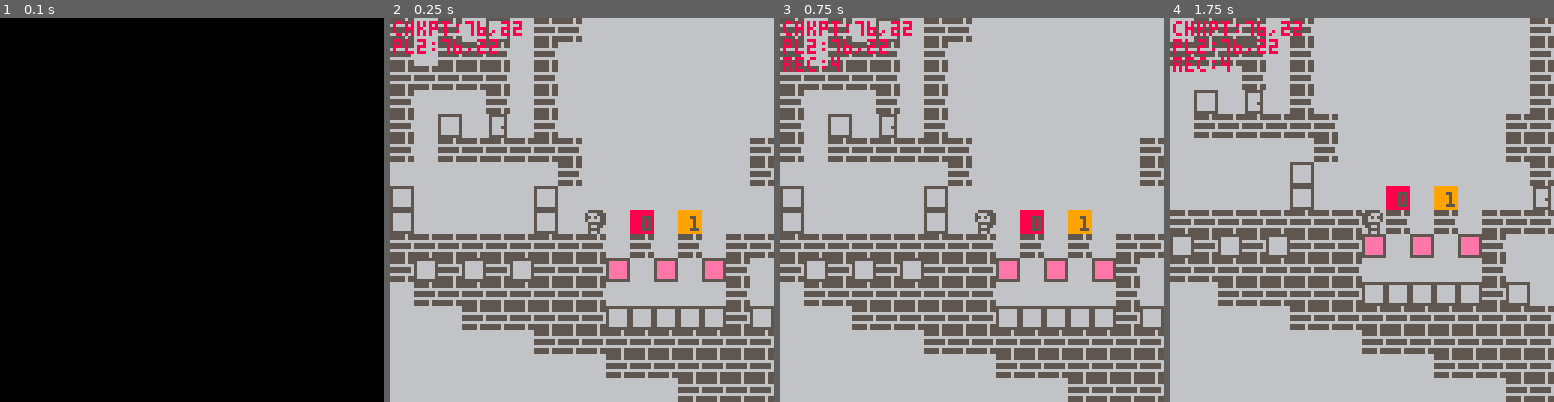
Above: before the commit, frames 1-4 (left to right).
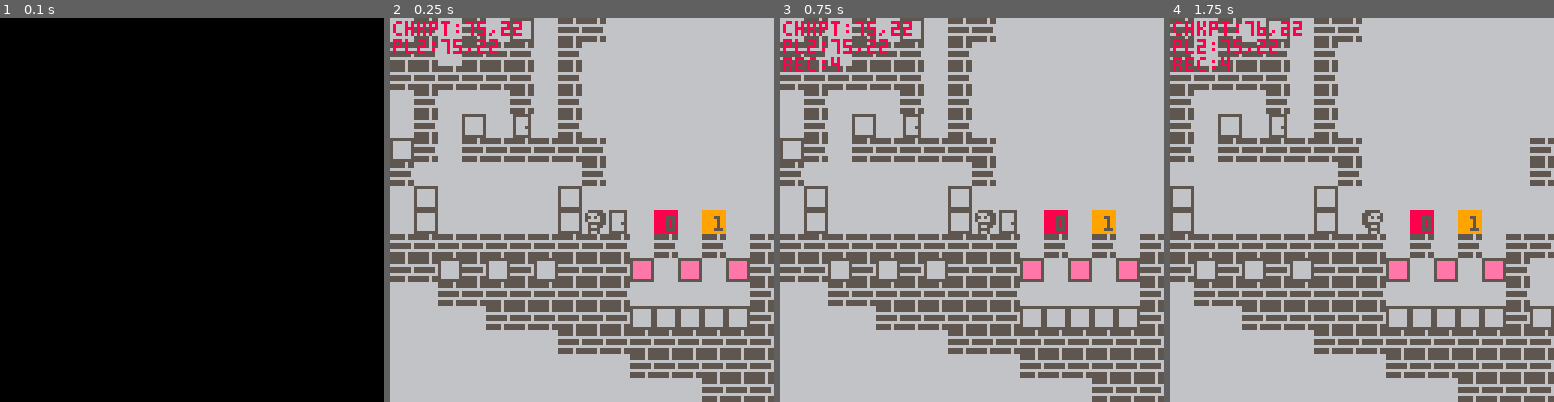
Above: after the commit, the same moments.

Repository: krscott/blockdudette
Game: PICO-8 cartridge blockdudette.p8
Two runs of this game, one before a commit and one after it. Both use one fixed random seed, a clock stepped at 60 frames per second and the inputs below.
Inputs:
- Up to frame 1 (0.1 s): no input
- Up to frame 2 (0.25 s): no input
- Up to frame 3 (0.75 s): tap X (X key) at 0.33 s; tap O (Z key) at 0.7 s
- Up to frame 4 (1.75 s): tap X (X key) at 1.07 s; hold Right from 1.6 s (still down); tap O (Z key) at 1.7 s

Frame 1 is identical in both runs. In frame 2, 20% of the frame differs, in the area x 0-100%, y 0-100%; in frame 3, 20%; in frame 4, 25%.

Commit message:
Add full state to checkpoints

Diff:
--- a/blockdudette.p8
+++ b/blockdudette.p8
@@ -217,6 +217,8 @@
 		blocks_reset=blocks,
 		triggers=triggers,
 		events={},
+		chkpt_state={},
+		chkpts_hit={},
 	})
 end
 
@@ -230,6 +232,7 @@
 
 	if inp.x then
 		-- reset player to checkpoint
+		--[[
 		return cp(state,{
 			blocks=state.blocks_reset,
 			pl=pl_fall(
@@ -240,12 +243,10 @@
 				}),
 				state.blocks_reset
 			),
-			pl2=cp(pl2,{
-				carry=false,
-			}),
-			events=
-				stop_events(state.events),
-		})
+		}, state.chkpt_state)
+		--]]
+		return cp(state,
+			state.chkpt_state)
 	end
 
 	local npl,tmp_blx=
@@ -270,16 +271,50 @@
 		state.events
 	)
 
-	return proc_evts(cp(state,{
-		pl=npl,
-		pl2=npl2,
-		blocks=nblx,
-		events=nevts,
-		cam={
-			x=g2w(npl.x-8),
-			y=g2w(npl.y-8)
-		}
-	}))
+	local nstate=proc_evts(
+		cp(state,{
+ 		pl=npl,
+ 		pl2=npl2,
+ 		blocks=nblx,
+ 		events=nevts,
+ 		cam={
+ 			x=g2w(npl.x-8),
+ 			y=g2w(npl.y-8)
+ 		},
+ 	})
+ )
+
+	if pl.chkpt!=npl.chkpt then
+		local is_hit=get2d(
+			nstate.chkpts_hit,
+			npl.chkpt.x,npl.chkpt.y
+		)
+
+		if is_hit==nil then
+			local nchkpts_hit=set2d(
+ 			nstate.chkpts_hit,
+ 			npl.chkpt.x,npl.chkpt.y,
+ 			true
+ 		)
+
+ 		return cp(nstate,{
+ 			chkpt_state=cp(
+  			fpdel(
+   			nstate,"chkpt_state"
+   		),{
+   			chkpts_hit=nchkpts_hit
+  			}
+  		),
+  		chkpts_hit=nchkpts_hit
+  	})
+  else
+  	return nstate
+  end
+
+	else
+		-- do nothing
+		return nstate
+	end
 end
 
 function game_draw(state)
@@ -293,7 +328,7 @@
 	-- event sprites (debug)
 	for x,y,v in
 			all2d(state.triggers) do
-		if state.events[v]==nil then
+		if state.events[v.n]==nil then
  		spr(
  			sp_evt0+v.n,g2w(x),g2w(y)
  		)
@@ -594,7 +629,11 @@
 	[1]={
  	1,1,1,1,0,3,0,1,3,0,0,0,1,3,
  	1,0,3,1,1,1,1,1,1,1,1,1,1,
-	}
+	},
+	[2]={
+		1,3,0,3,1,1,1,1,1,1,1,1,1,1,
+		1,1,1,1,1,
+	},
 }
 
 event_f={
@@ -636,13 +675,32 @@
 			})
 		end
 
-		debug("frame",evt.frame)
-
 		return animate(nstate,evt)
 	end,
 
 	[2]=function (state,evt)
-		return state
+		local nstate=state
+
+		if evt.frame==0 then
+			nstate=cp(nstate,{
+				pl2=cp(state.pl2,{
+					x=95,
+					y=25,
+					hidden=false,
+					carry=false,
+				})
+			})
+		elseif evt.frame>=271 then
+			nstate=cp(nstate,{
+				pl2=cp(state.pl2,{
+					hidden=true,
+				})
+			})
+		end
+
+		debug("fr",evt.frame)
+
+		return animate(nstate,evt)
 	end,
 
 }
@@ -751,6 +809,8 @@
 todo
 ----
 . improve event stopping
+. improve checkpoint state
+		reloading
 
 
 sprite flags
@@ -766,6 +826,17 @@
  local	obj = {}
 	for o in all({...}) do
 		for k,v in pairs(o) do
+			obj[k] = v
+		end
+	end
+	return obj
+end
+
+-- remove key from table
+function fpdel(tbl,key)
+ local	obj = {}
+	for k,v in pairs(tbl) do
+		if k!=key then
 			obj[k] = v
 		end
 	end
@@ -1035,7 +1106,7 @@
 0101010101020202010101010101010101010101010101010101020202010101010101010101010101010101010101010101010101010101010101010101010101010101010203020302030203020101010101010101010101010101010101010101010101010101010101010101010101010101010101010101010101010101
 0101010102020202020101010101010101010101010101010102020202020101010101010101010101010101010101010101010101010101010103010101010101010101020202020202020202020201010101010101010101010101010101010101010101010101010101010101010101010101010101010101010101010101
 0101010102010101020101010101010101010201010101010102010101020101010101010101010101010101010101010101010101010101010202020101010101010101020201010101010101020201010101010101010101010101010101010101010101010101010101010101010101010101010101010101010101010101
-0101010102010401010101010102030101010203010101010105010101020101010101010101010101010101010101010101010101010101020203020201010101010101050101010101010101010201010101010101010101010101010101010101010101010101010101010101010101010101010101010101010101010101
+0101010102010401050101010102030101010203010101010105010101020101010101010101010101010101010101010101010101010101020203020201010101010101050101010101010101010201010101010101010101010101010101010101010101010101010101010101010101010101010101010101010101010101
 0101010102020202020202020202020202020202020201010202020102020202020101010101010101010101010101010101010101010102020302030202010101010101020202020202020201010102010101010101010101010101010101010101010101010101010101010101010101010101010101010101010101010101
 0101010101010102020202020202020201010101010202010202010101020202020201010101010101010101010101010101010101010202020202020202020101010101020101010101010201010201010101010101010201010101010101010101010101010101010101010101010101010101010101010101010101010101
 0101010101010101020202020101020101010101010102020201010101020202010101010101010101010101010101010101010101010201010101010101020101010101020101010101010201010102010101010101010201010101010101010101010101010101010101010101010101010101010101010101010101010101
@@ -1051,11 +1122,11 @@
 0101010101010201050101020101010101010301010101010101010101010202030101010101010202020102020102020101010101010202020201010103020101010103020102020202020201010101010101020202020202020101010101010101010101010101010101010101010102020202020202010101010101010101
 0101010101020201020102020202020202020201010101010101010103020202020303010101020101010101010101010101010101030201010101010302020101010202010101010101010201010101010101020202010101010101020201010101010101010102010101010101010101010202010102010101010101010101
 0101010101020201020102020101010101010202010101020101010302020202020202020202020202020202020202020202020202020203010101020202020101010101030101010101030101010101010101010201010101010102020101010101020101010202030101010101010101010102010103010101010101010101
-0101010101020201020202010101010101010102020101010101030202020202020202020202020202020202020202020202020202020202030101010101020101010101030101010101030104013001310101010501010101010202010101010102020301010202030301010101010101010101010102010101010101010101
-0101010102020101010201010101010102010101020202020202020201010102010101020101010201010102010101020101010201010102020201010103020202020202020202020202020202010201020102020202010101020201010102020202020303020202030303010202020202020202020202020202020202020202
+0101010101020201020202010101010101010102020101010101030202020202020202020202020202020202020202020202020202020202030101010101020101010101030101010101030405013001310101010501010101010202010101010102020301010202030301010101010101010101010102010101010101010101
+0101010102020101010201010101010102010101020202020202020201010102010101020101010201010102010101020101010201010102020201010103020202020202020202020202020202010201020102020202010132020201010102020202020303020202030303010202020202020202020202020202020202020202
 0101010102010101010101010102020102010101020102020201020202010101010101020301010101010202020102020201020202010202010101010302020201010102020302030203020202200120012002010101010103020101010101010202020202020202020202020202020202020202020201010101010101010101
-0101010102010101010101010101020202010101020101020101010201010101010303020301010101010102010101010101010101010102010101020202020101010101010202020202020202010101010102010101020202020101010101030101020101010101010202020202020202020202020101010101010101010101
-0101010102010101010103010301010102010101020101010101010201010101020202020202010301010101010101010101010101010102030101010101020101010101010101020202020202030303030302030101010101010101010101020101010101010101010102020202020202020202010101010101010101010101
+0101010102010101010101010101020202010101020101020101010201010101010303020301010101010102010101010101010101010102010101020202020101010101010202020202020202010101010102010101020202020101010101010101020101010101010202020202020202020202020101010101010101010101
+0101010102010101010103010301010102010101020101010101010201010101020202020202010301010101010101010101010101010102030101010101020101010101010101020202020202030303030302030101010132010101010120020103010101010101010102020202020202020202010101010101010101010101
 0101010102030101010302010201020101010103020202010101010101010102020101010101020301010101010101030302010201010102020201010103020101010101010101010101020202020202020202020202020202020202020202020202020202020201010101020202020202020202010101010101010101010101
 0101010102020103010202020201020102010303050102010101010101010102010101010101020202020101010102020202010201010101050101010302020101010101010101010101010101020202020202020202020202020202020202020202020202020202010101010202020202020202010101010101010101010101
 0101010101020202020202020202020102020202020101010101010101010101010101010101010501010101010301010101010201010102020202020202010101010101010101010101010101010101020202020202020202020202020202020202020202020202020101010101010101010202010101010101010101010101
